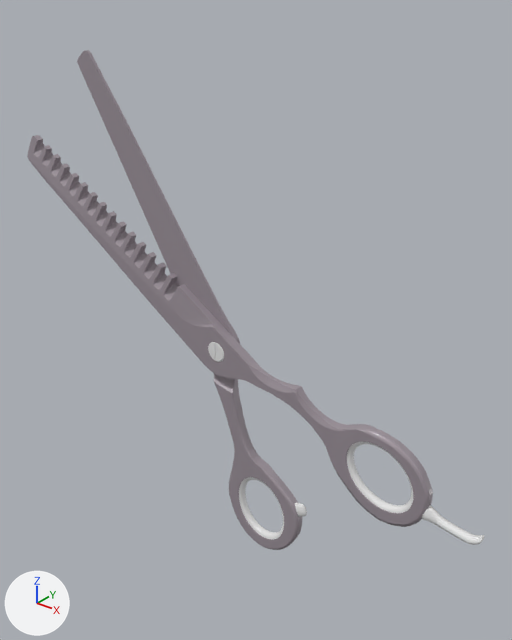
The glTF model scissors.glb as it was, and as the next commit left it.
Camera for both pictures: a camera (50 mm lens) standing at (3.87, -4.38, 3.13) and looking at (0.26, 0.14, 0.33). Lighting does not change. The marker at lower left points along +X, +Y and +Z. Where no turn or scale is listed for an object, it has been applied to the vertices.

The first picture shows 'BladeA', 'BladeB', 'Handle', 'PaddingA', 'PaddingB'.
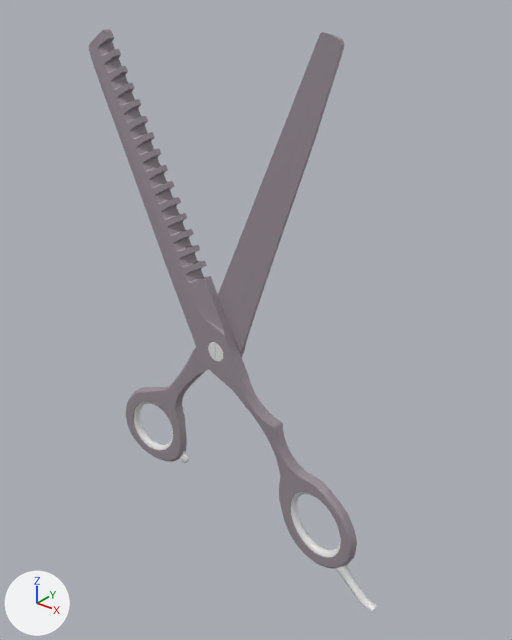
Scene script edits in JSON lines:
```json
{"op": "set", "path": "ob_bladea.rotation_euler", "old": "(1.571, -0.39, 0.0)", "new": "(1.585, 0.166, -0.0343)", "note": "degrees (90, -22, 0) -> degrees (91, 9.5, -2)"}
{"op": "set", "path": "ob_bladeb.rotation_euler", "old": "(1.571, -1.214, 0.0)", "new": "(1.595, -0.246, -0.017)", "note": "degrees (90, -70, 0) -> degrees (91, -14, -1)"}
```

Changed parts and their boxes [x1, y1, x2, y2] in the pictures (512 x 640 px):
```json
{"object": "BladeA", "change": "turned", "before": [27, 135, 433, 527], "after": [89, 29, 357, 568]}
{"object": "BladeB", "change": "turned", "before": [77, 50, 302, 550], "after": [126, 32, 344, 462]}
{"object": "PaddingA", "change": "turned", "before": [347, 442, 413, 513], "after": [291, 492, 341, 557]}
{"object": "Handle", "change": "turned", "before": [421, 505, 484, 545], "after": [334, 565, 378, 611]}
{"object": "PaddingB", "change": "turned", "before": [239, 477, 284, 539], "after": [134, 402, 173, 450]}
{"object": "damper", "change": "turned", "before": [295, 503, 307, 517], "after": [179, 451, 189, 463]}
```
